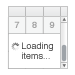
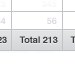
Two versions of the same layered image (w=75, h=75). Layer-by-layer changes:
hid group "lazy loading" (9 layers) over (7, 6, 68, 69)
added group "column footers" with 3 layers above "column headers" over (0, 0, 75, 53)
added layer "na23 Total 213 Total" in group "column footers" over (0, 36, 75, 43)
added layer "header copy 9" in group "column footers" over (0, 0, 75, 53)
added layer "123 345 34 56" in group "column footers" over (0, 0, 57, 24)
